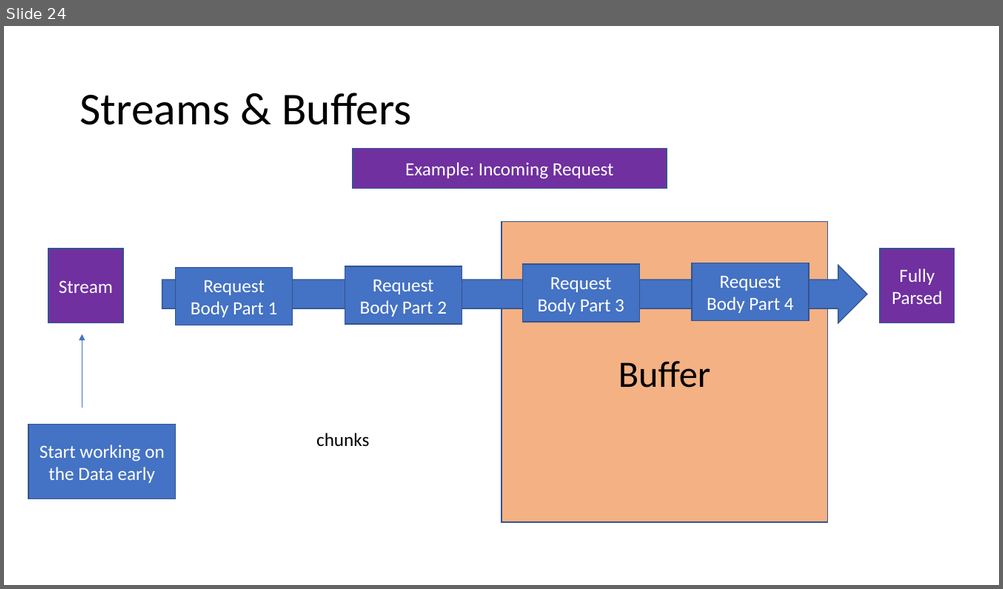
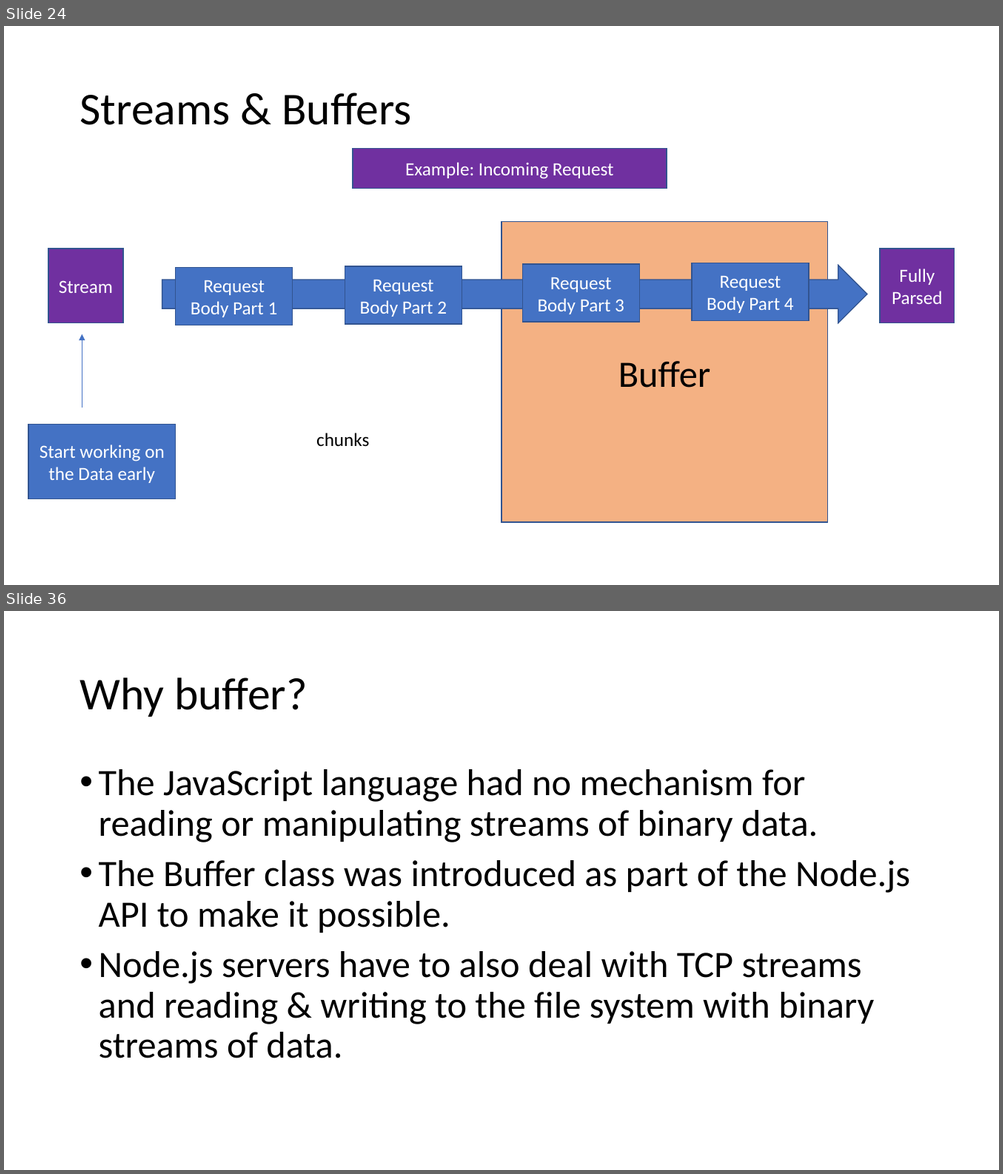
Before and after one commit to PiyushChaturvedii/Batch04, a slide deck: What is Node.pptx. Shown one above the other, each under a label of ours: slide 24 before the commit, slides 24 and 36 after it; the slides between them are not shown. The pictures are 1003x589 and 1003x1174 pixels, drawn with LibreOffice and Linux fonts; fonts in the diff are those of the drawing. Boxes give left, top, right and bottom in pixels: in the first picture for what was removed or moved away, otherwise in the second. Text is boxed around its words. In the diff, an @@ line names an element or a change of style, - is before the commit and + after.

Commit message:
streamsType

```diff
--- a/What is Node.pptx
+++ b/What is Node.pptx
@@ slide 36 added at (4, 611, 999, 1170), background #FFFFFF @@
@@ title added at (79, 678, 307, 717), 44 pt, text #000000 @@
+Why buffer?
@@ text added at (99, 769, 910, 1059), 36 pt, text #000000 @@
+• The JavaScript language had no mechanism for reading or manipulating streams of binary data.
+• The Buffer class was introduced as part of the Node.js API to make it possible.
+• Node.js servers have to also deal with TCP streams and reading & writing to the file system with binary streams of data.
```
Also in this commit, not shown: 16 other slides added, 15 other files.
